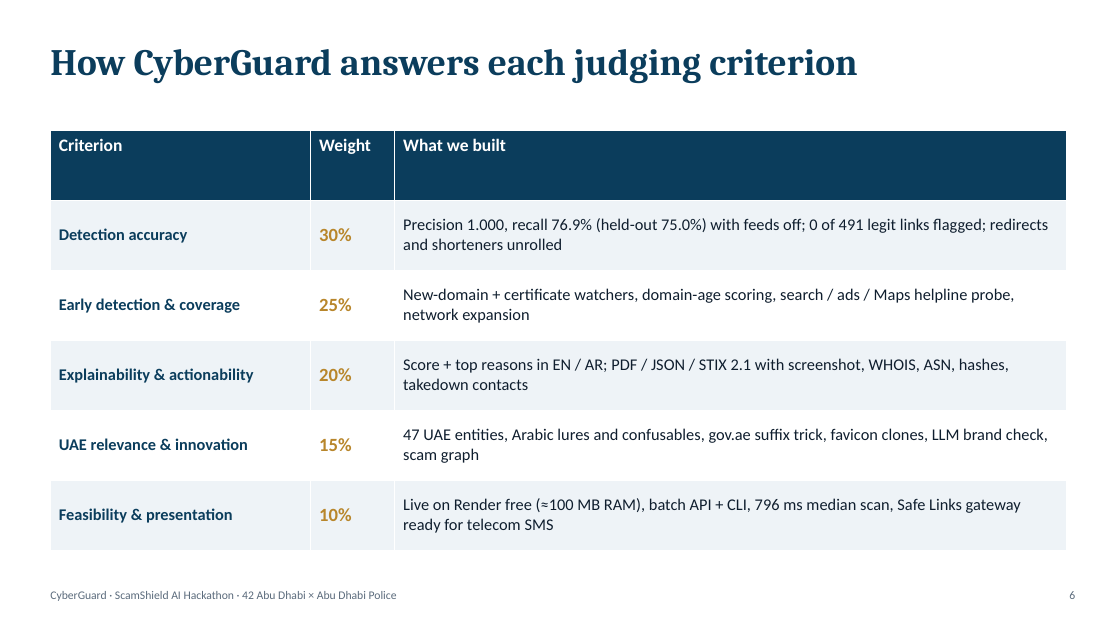
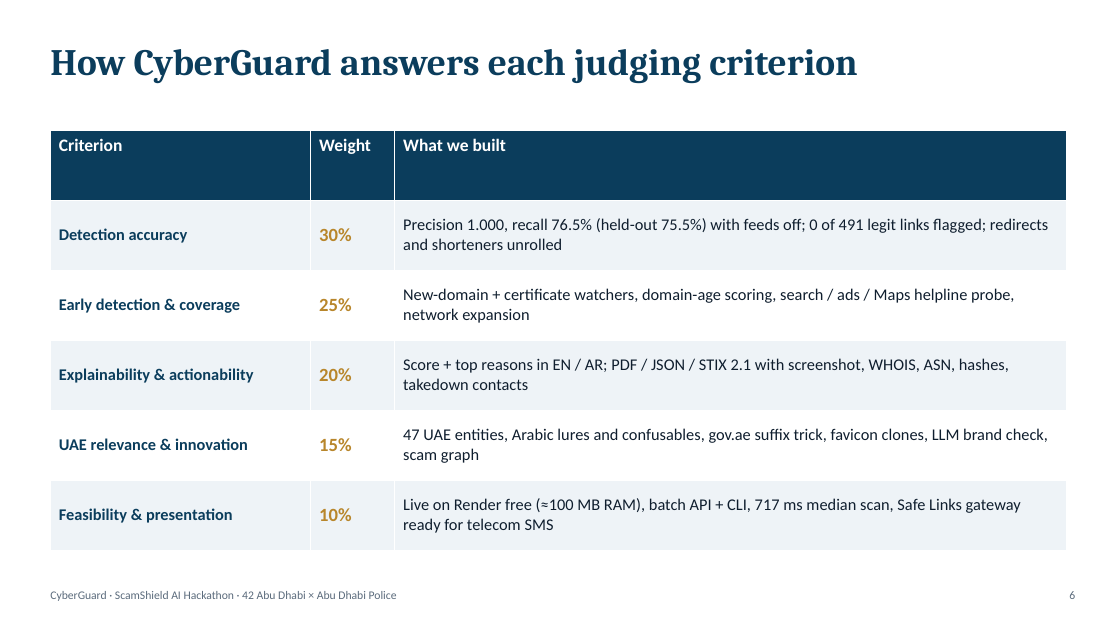
Before and after one commit to Saif-Alazazi/CyberGuard, a slide deck: slide 6 of docs/CyberGuard_Presentation.pptx. Drawn at 1120x630 pixels with LibreOffice and Linux fonts; fonts in the diff are those of the drawing. Boxes give left, top, right and bottom in pixels: in the first picture for what was removed or moved away, otherwise in the second. Text is boxed around its words. In the diff, an @@ line names an element or a change of style, - is before the commit and + after.

```diff
--- a/docs/CyberGuard_Presentation.pptx
+++ b/docs/CyberGuard_Presentation.pptx
@@ table at [50, 130, 1067, 550] @@
-row 2, column 3: Precision 1.000, recall 76.9% (held-out 75.0%) with feeds off; 0 of 491 legit links flagged; redirects and shorteners unrolled
+row 2, column 3: Precision 1.000, recall 76.5% (held-out 75.5%) with feeds off; 0 of 491 legit links flagged; redirects and shorteners unrolled
-row 6, column 3: Live on Render free (≈100 MB RAM), batch API + CLI, 796 ms median scan, Safe Links gateway ready for telecom SMS
+row 6, column 3: Live on Render free (≈100 MB RAM), batch API + CLI, 717 ms median scan, Safe Links gateway ready for telecom SMS
```
Also in this commit, not shown: 2 other slides changed, 7 other files.
